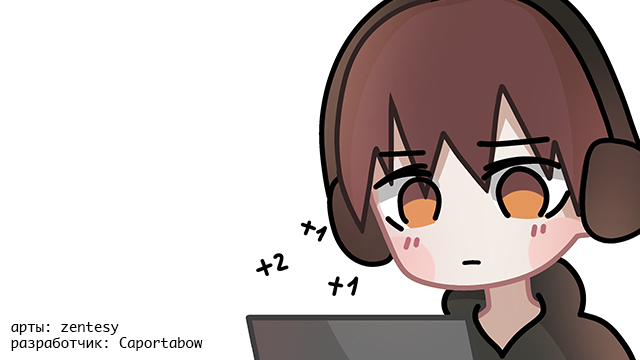
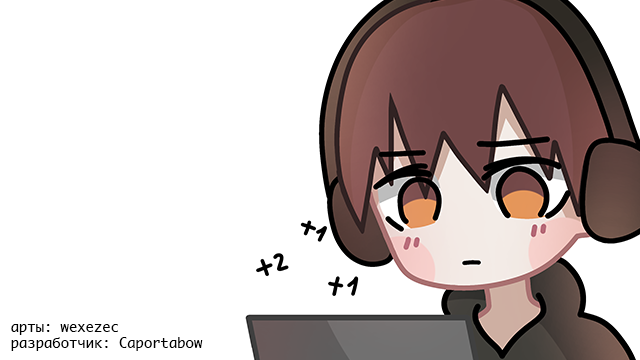
The second 640×360 image is a revision of the first. Changes to its layers:
renamed "арты: zentesy разработчик: Caportabow" to "арты: wexezec разработчик: Caportabow", painted on it over [60, 322, 119, 335]
